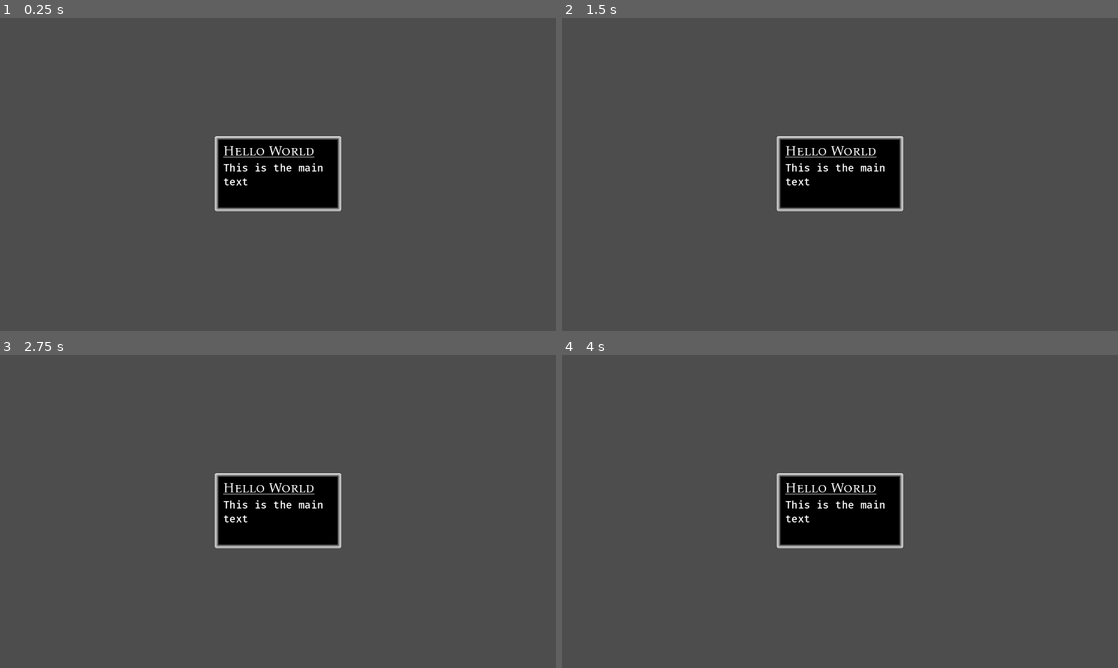
Above: before the commit, frames 1-4 (two rows, left to right).
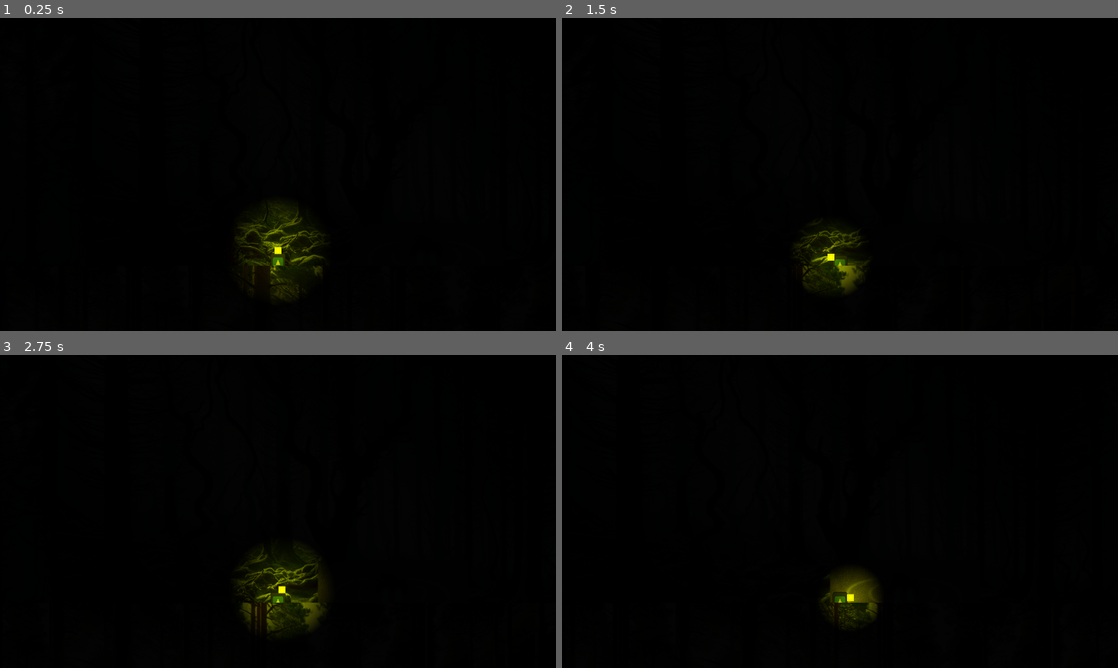
Above: after the commit, the same moments.

Repository: bjornarprytz/keep-it-safe
Game: Godot game, scene res://main.tscn
Same seed, same stepped clock (60 frames per second), same inputs: the game is played once before the commit and once after it. The engine's default icon, where the game draws it, is replaced by a stand-in: a white triangle on a blue panel in a dark square.
Inputs (mouse positions are in pixels of both pictures, inside the frame that each line leads up to):
- Up to frame 1 (0.25 s): no input
- Up to frame 2 (1.5 s): tap Enter at 0.5 s; move the mouse to (962, 158) at 0.52 s; hold Right (ui_right) from 0.53 s (still down); move the mouse to (728, 190) at 1.27 s
- Up to frame 3 (2.75 s): move the mouse to (333, 442) at 2.02 s; release Right (ui_right) at 2.03 s; hold Left (ui_left) from 2.03 s (still down)
- Up to frame 4 (4 s): move the mouse to (812, 574) at 2.77 s; release Left (ui_left) at 2.78 s; hold Right (ui_right) from 2.78 s (still down); move the mouse to (1006, 558) at 3.52 s

The runs differ from the first frame. In frame 1, 96% of the frame differs, in the area x 0-100%, y 0-100%; in frame 2, 96%; in frame 3, 96%; in frame 4, 96%.

Commit message:
initial fiddle

Diff:
--- /dev/null
+++ b/src/main.gd
@@ -0,0 +1,17 @@
+extends Node2D
+
+@onready var camera: Camera2D = %Camera
+@onready var player: CharacterBody2D = %Player
+
+# Called when the node enters the scene tree for the first time.
+func _ready() -> void:
+	pass # Replace with function body.
+
+# Called every frame. 'delta' is the elapsed time since the previous frame.
+func _process(_delta: float) -> void:
+	camera.position.x = player.position.x
+
+func _on_exit_body_entered(body: Node2D) -> void:
+	print("%s exited" % [body.name])
+
+	get_tree().call_deferred("reload_current_scene") # TODO: Load next scene, not the same
--- a/src/main.tscn
+++ b/src/main.tscn
@@ -1,40 +1,62 @@
-[gd_scene format=3 uid="uid://cgrejd4v5ywd3"]
+[gd_scene load_steps=8 format=3 uid="uid://cgrejd4v5ywd3"]
+
+[ext_resource type="Script" path="res://main.gd" id="1_hrkt0"]
+[ext_resource type="PackedScene" uid="uid://ddae51l1mo301" path="res://player.tscn" id="1_lvotm"]
+[ext_resource type="Texture2D" uid="uid://bcquoe7nf57cj" path="res://Nøkken.png" id="2_5seeh"]
+[ext_resource type="Texture2D" uid="uid://dqtywi5mesf16" path="res://ForestBackground.png" id="2_rymx4"]
+[ext_resource type="Texture2D" uid="uid://dvrqqxr1slwqj" path="res://PineTops.png" id="5_4f4xb"]
+
+[sub_resource type="WorldBoundaryShape2D" id="WorldBoundaryShape2D_iakng"]
+distance = -599.0
+
+[sub_resource type="WorldBoundaryShape2D" id="WorldBoundaryShape2D_51pd7"]
 
 [node name="Main" type="Node2D"]
+script = ExtResource("1_hrkt0")
 
-[node name="CanvasLayer" type="CanvasLayer" parent="."]
+[node name="BackgroundParallax" type="Parallax2D" parent="."]
+scroll_scale = Vector2(0.5, 0.5)
+repeat_size = Vector2(1461, 0)
+repeat_times = 2
 
-[node name="PanelContainer" type="PanelContainer" parent="CanvasLayer"]
-anchors_preset = 8
-anchor_left = 0.5
-anchor_top = 0.5
-anchor_right = 0.5
-anchor_bottom = 0.5
-offset_left = -145.0
-offset_top = -88.0
-offset_right = 145.0
-offset_bottom = 84.0
-grow_horizontal = 2
-grow_vertical = 2
+[node name="Background" type="Sprite2D" parent="BackgroundParallax"]
+position = Vector2(649, 352)
+texture = ExtResource("2_rymx4")
 
-[node name="MarginContainer" type="MarginContainer" parent="CanvasLayer/PanelContainer"]
-layout_mode = 2
-theme_override_constants/margin_left = 10
-theme_override_constants/margin_top = 5
-theme_override_constants/margin_right = 5
-theme_override_constants/margin_bottom = 5
+[node name="Sprite2D" type="Sprite2D" parent="BackgroundParallax/Background"]
+position = Vector2(45, 205)
+scale = Vector2(0.595745, 0.595745)
+texture = ExtResource("2_5seeh")
 
-[node name="VBoxContainer" type="VBoxContainer" parent="CanvasLayer/PanelContainer/MarginContainer"]
-layout_mode = 2
+[node name="Ground" type="StaticBody2D" parent="."]
 
-[node name="Title" type="RichTextLabel" parent="CanvasLayer/PanelContainer/MarginContainer/VBoxContainer"]
-layout_mode = 2
-theme_type_variation = &"Title"
-bbcode_enabled = true
-text = "[u]Hello World"
-fit_content = true
+[node name="Boundary" type="CollisionShape2D" parent="Ground"]
+shape = SubResource("WorldBoundaryShape2D_iakng")
 
-[node name="Title2" type="RichTextLabel" parent="CanvasLayer/PanelContainer/MarginContainer/VBoxContainer"]
-layout_mode = 2
-size_flags_vertical = 3
-text = "This is the main text"
+[node name="Player" parent="." instance=ExtResource("1_lvotm")]
+unique_name_in_owner = true
+
+[node name="CanvasModulate" type="CanvasModulate" parent="."]
+color = Color(0.0142752, 0.0142752, 0.0142752, 1)
+
+[node name="Exit" type="Area2D" parent="."]
+position = Vector2(1204, 540)
+rotation = -1.57079
+
+[node name="Boundary" type="CollisionShape2D" parent="Exit"]
+shape = SubResource("WorldBoundaryShape2D_51pd7")
+
+[node name="Camera" type="Camera2D" parent="."]
+unique_name_in_owner = true
+position = Vector2(323, 360)
+
+[node name="ForegroundParallax" type="Parallax2D" parent="."]
+scroll_scale = Vector2(2, 2)
+repeat_size = Vector2(608, 0)
+repeat_times = 2
+
+[node name="Sprite2D" type="Sprite2D" parent="ForegroundParallax"]
+position = Vector2(608, 699)
+texture = ExtResource("5_4f4xb")
+
+[connection signal="body_entered" from="Exit" to="." method="_on_exit_body_entered"]
--- /dev/null
+++ b/src/pixel.gd
@@ -0,0 +1,22 @@
+class_name Pixel
+extends Node2D
+
+const SPEED: float = 200.0
+
+@export var pixel_boundary: float = 25.0 # Radius of the pixel boundary.
+
+@onready var pixel: Sprite2D = %Pixel
+@onready var light: PointLight2D = %Light
+
+func _process(_delta: float) -> void:
+	# Move the pixel toward the mouse position. Bounded by the pixel_boundary.
+
+	var target_position = get_global_mouse_position()
+	var direction = target_position - global_position
+	var distance = min(direction.length(), pixel_boundary)
+
+	if distance > 0:
+		direction = direction.normalized()
+		pixel.position = direction * distance
+
+	light.scale = Vector2.ONE * (pixel.position.y - pixel_boundary) / (pixel_boundary * 2)
--- /dev/null
+++ b/src/pixel.tscn
@@ -0,0 +1,19 @@
+[gd_scene load_steps=4 format=3 uid="uid://b0oogu5444xjc"]
+
+[ext_resource type="Script" path="res://pixel.gd" id="1_2625m"]
+[ext_resource type="Texture2D" uid="uid://bqe6igednjk3i" path="res://white-square.png" id="1_bprg0"]
+[ext_resource type="Texture2D" uid="uid://cn7hqbyumtn33" path="res://point-light.png" id="3_0da1d"]
+
+[node name="Pixel" type="Node2D"]
+script = ExtResource("1_2625m")
+
+[node name="Pixel" type="Sprite2D" parent="."]
+unique_name_in_owner = true
+self_modulate = Color(1, 1, 0, 1)
+texture = ExtResource("1_bprg0")
+
+[node name="Light" type="PointLight2D" parent="Pixel"]
+unique_name_in_owner = true
+scale = Vector2(0.195313, 0.195313)
+color = Color(1, 1, 0, 1)
+texture = ExtResource("3_0da1d")
--- /dev/null
+++ b/src/player.gd
@@ -0,0 +1,19 @@
+extends CharacterBody2D
+
+
+const SPEED = 200.0
+
+func _physics_process(delta: float) -> void:
+	# Add the gravity.
+	if not is_on_floor():
+		velocity += get_gravity() * delta
+
+	# Get the input direction and handle the movement/deceleration.
+	# As good practice, you should replace UI actions with custom gameplay actions.
+	var direction := Input.get_axis("ui_left", "ui_right")
+	if direction:
+		velocity.x = direction * SPEED
+	else:
+		velocity.x = move_toward(velocity.x, 0, SPEED)
+
+	move_and_slide()
--- /dev/null
+++ b/src/player.tscn
@@ -0,0 +1,24 @@
+[gd_scene load_steps=5 format=3 uid="uid://ddae51l1mo301"]
+
+[ext_resource type="Script" path="res://player.gd" id="1_64o81"]
+[ext_resource type="Texture2D" uid="uid://85p4vam34uiy" path="res://icon.svg" id="2_sh3rd"]
+[ext_resource type="PackedScene" uid="uid://b0oogu5444xjc" path="res://pixel.tscn" id="3_6mtd5"]
+
+[sub_resource type="CapsuleShape2D" id="CapsuleShape2D_ncjaa"]
+radius = 17.0
+height = 54.0
+
+[node name="Player" type="CharacterBody2D"]
+position = Vector2(57, 539)
+script = ExtResource("1_64o81")
+
+[node name="Shape" type="CollisionShape2D" parent="."]
+shape = SubResource("CapsuleShape2D_ncjaa")
+
+[node name="Sprite" type="Sprite2D" parent="."]
+scale = Vector2(0.265625, 0.421875)
+texture = ExtResource("2_sh3rd")
+
+[node name="Pixel" parent="." instance=ExtResource("3_6mtd5")]
+unique_name_in_owner = true
+position = Vector2(0, -8)
Binary file added: src/ForestBackground.png
Not shown, added: src/ForestBackground.png.import
Binary file added: src/Nøkken.png
Not shown, added: src/Nøkken.png.import
Binary file added: src/PineTops.png
Not shown, added: src/PineTops.png.import
Binary file added: src/point-light.png
Not shown, added: src/point-light.png.import
Binary file added: src/white-square.png
Not shown, added: src/white-square.png.import
Not shown, changed: readme.md
Not shown, added: src/pla6BA0.tmp
